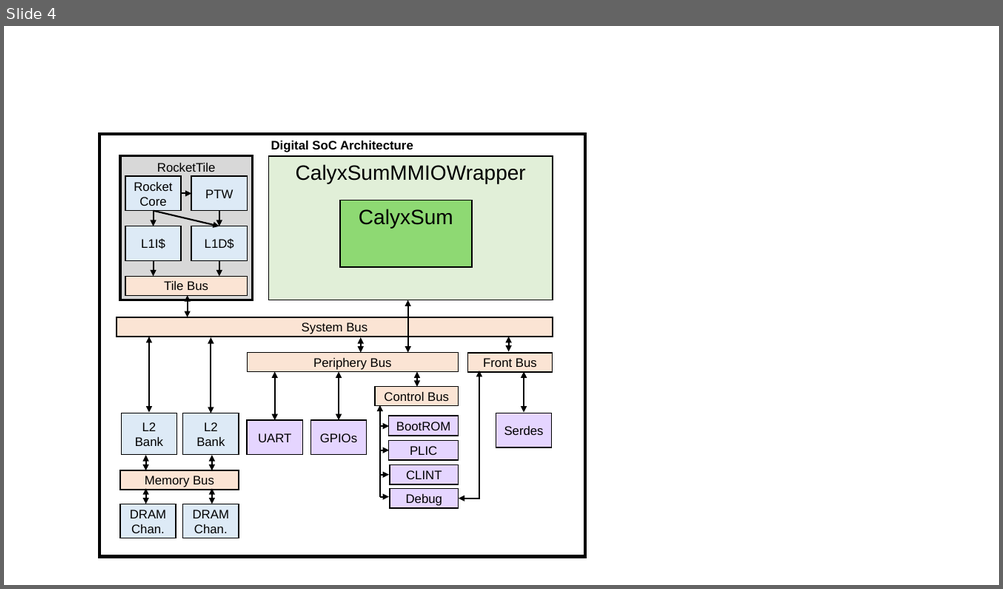
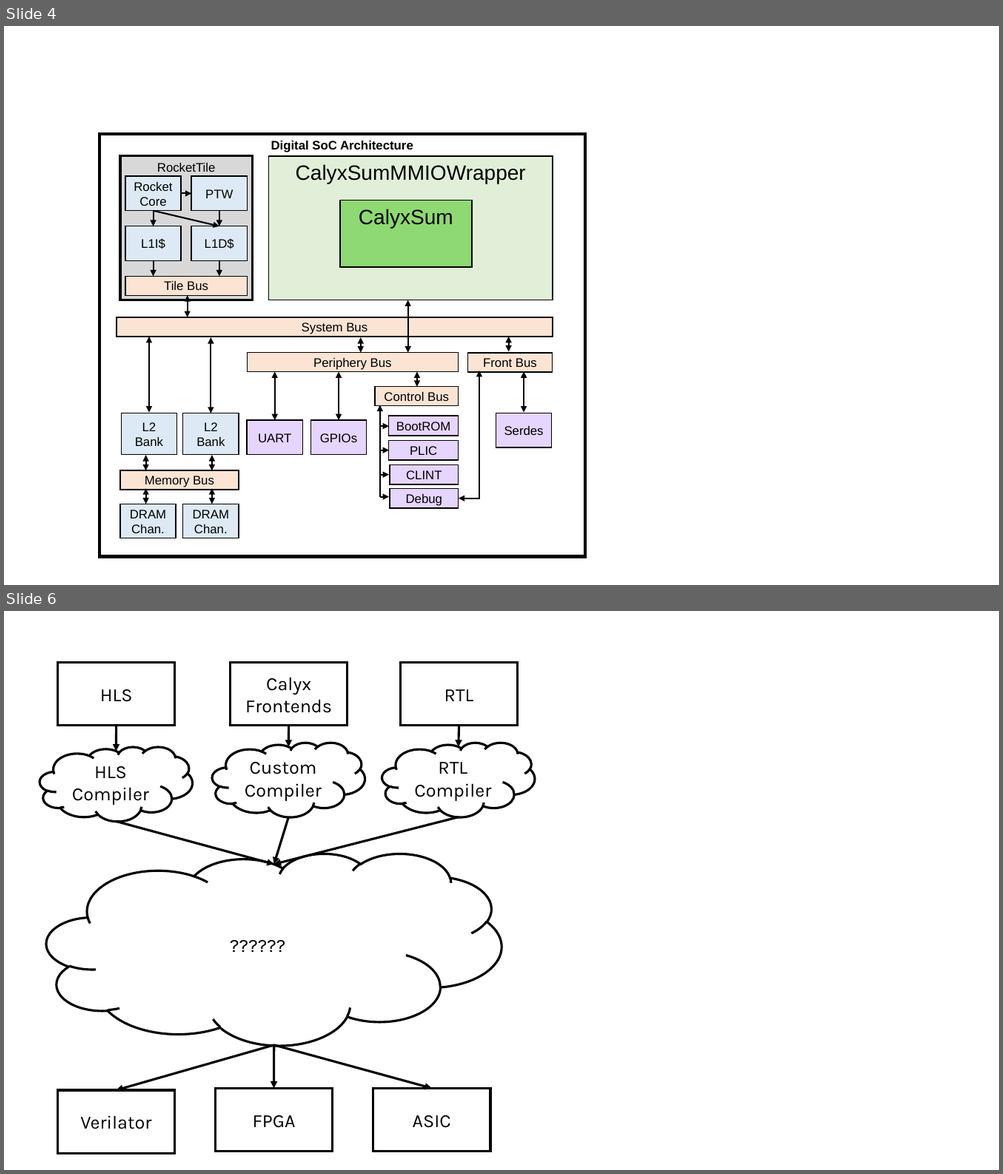
Before and after one commit to vighneshiyer/publications, a slide deck: figs/latte24/figs.pptx. Shown one above the other, each under a label of ours: slide 4 before the commit, slides 4 and 6 after it; the slides between them are not shown. The pictures are 1003x589 and 1003x1174 pixels, drawn with LibreOffice and Linux fonts; fonts in the diff are those of the drawing. Boxes give left, top, right and bottom in pixels: in the first picture for what was removed or moved away, otherwise in the second. Text is boxed around its words. In the diff, an @@ line names an element or a change of style, - is before the commit and + after.

```diff
--- a/figs/latte24/figs.pptx
+++ b/figs/latte24/figs.pptx
@@ slide 6 added at bbox=[4, 611, 999, 1170], background #FFFFFF @@
@@ group added at bbox=[40, 663, 535, 1153]: 9 arrows, 6 rectangles, 4 clouds @@
+HLS
+RTL
+Verilator
+FPGA
+ASIC
+Calyx Frontends
+HLS Compiler
+Custom Compiler
+RTL Compiler
+??????
```
Also in this commit, not shown: 6 other slides added, 9 other files.
